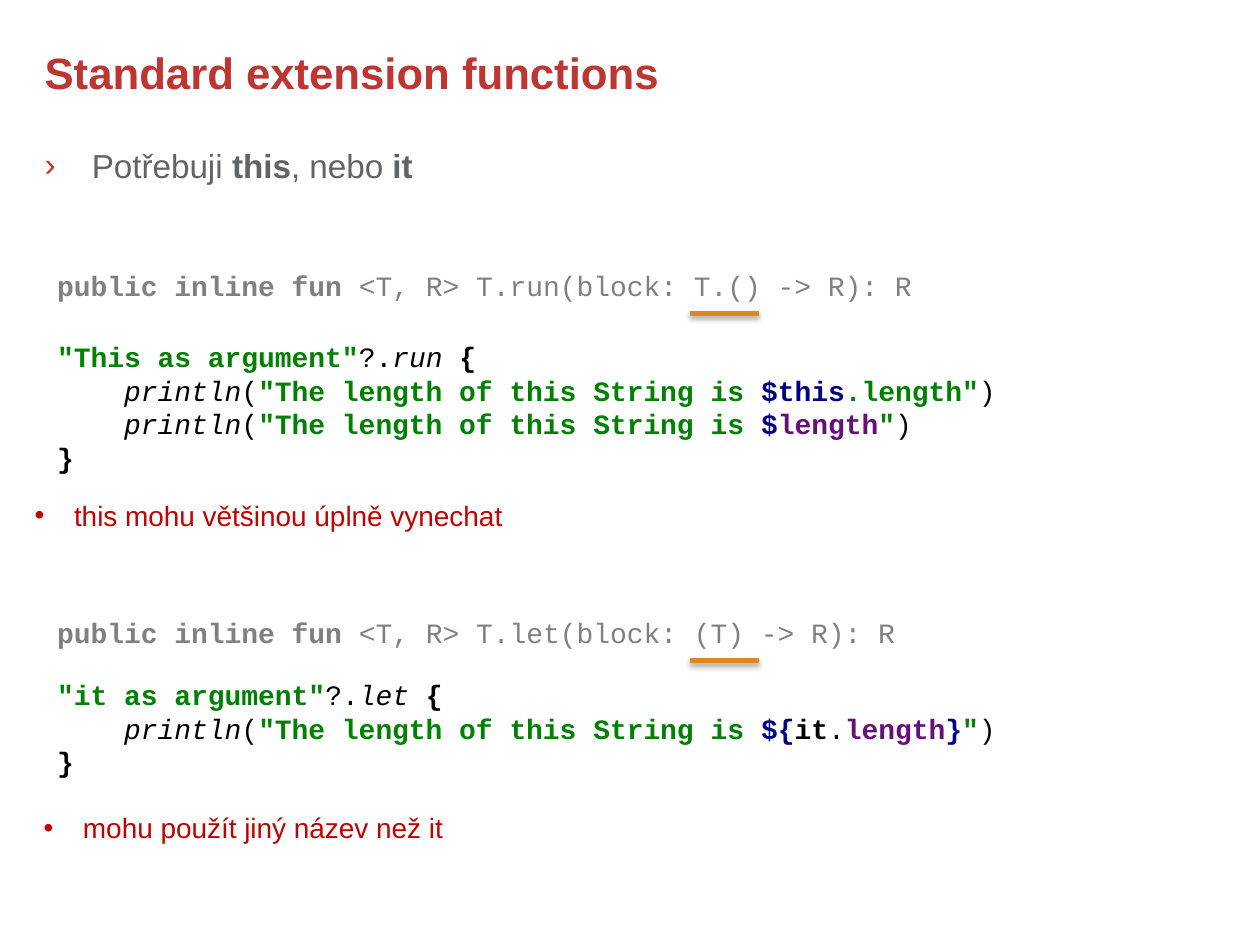
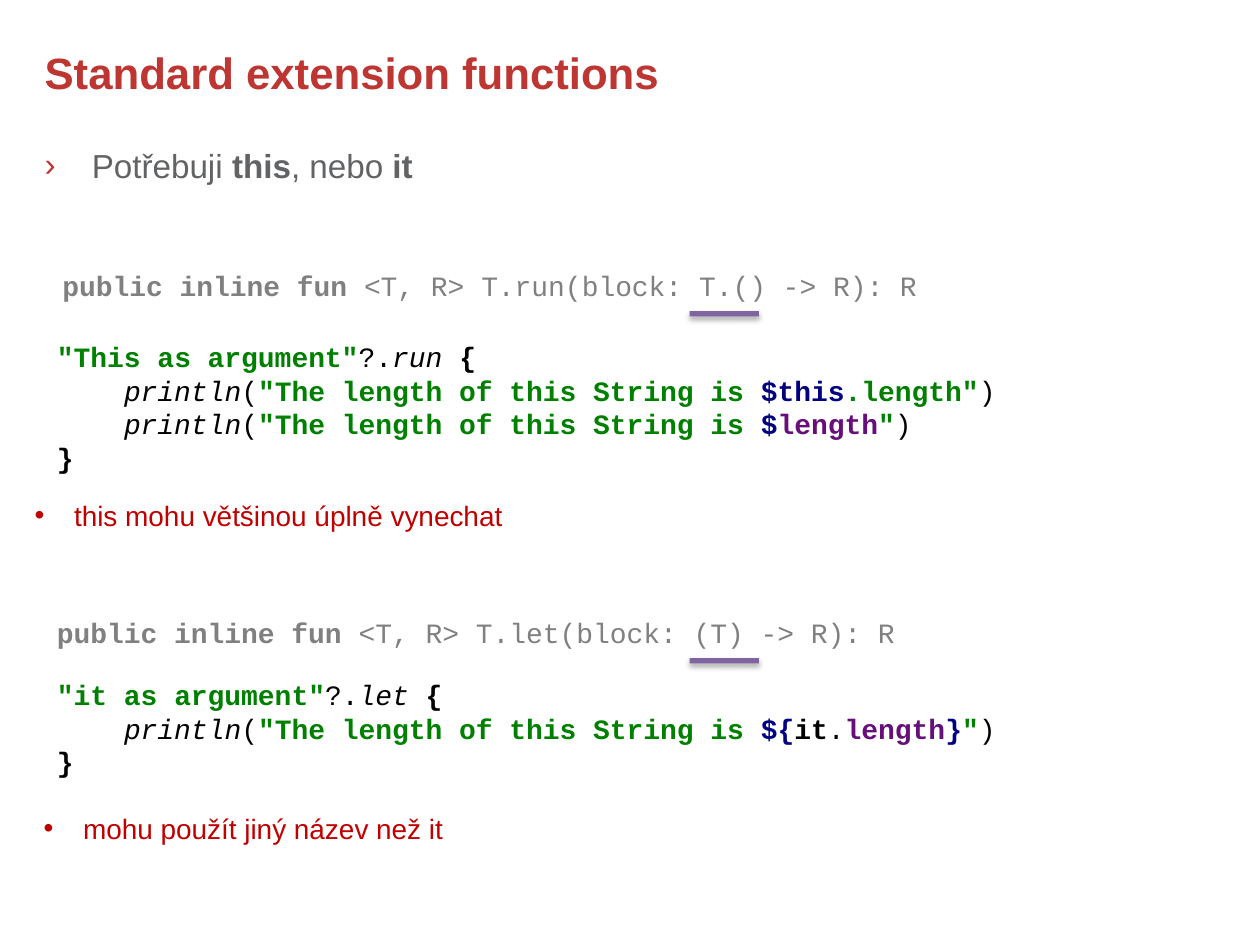
Before and after one commit to rokusjar/KotlinSkoleni, a slide deck: slide 7 of slides/Kotlin - 4. Standard Extension Functions.pptx. Drawn at 1260x945 pixels with LibreOffice and Linux fonts; fonts in the diff are those of the drawing; background and template pictures are left out. Boxes give left, top, right and bottom in pixels: in the first picture for what was removed or moved away, otherwise in the second. Text is boxed around its words. In the diff, an @@ line names an element or a change of style, - is before the commit and + after.

```diff
--- a/slides/Kotlin - 4. Standard Extension Functions.pptx
+++ b/slides/Kotlin - 4. Standard Extension Functions.pptx
@@ text "public inline fun <T, R> ...": place and size @@
-text "public inline fun <T, R> ..." at (57, 276, 912, 302)
+text "public inline fun <T, R> ..." at (62, 276, 917, 302)
@@ line (689, 314) - (759, 314): stroke #DE8721 3 pt to #8064A2 3 pt @@
@@ line (689, 660) - (759, 660): stroke #DE8721 3 pt to #8064A2 3 pt @@
```
Also in this commit, not shown: 9 other slides changed, 1 slide added, 2 slides removed.
